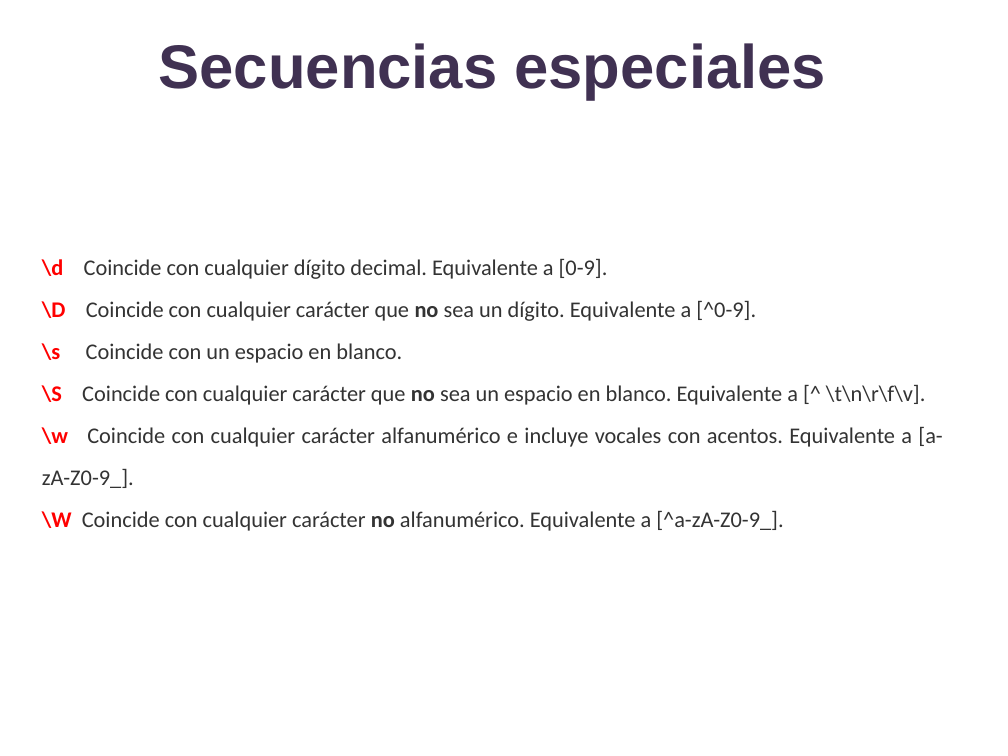
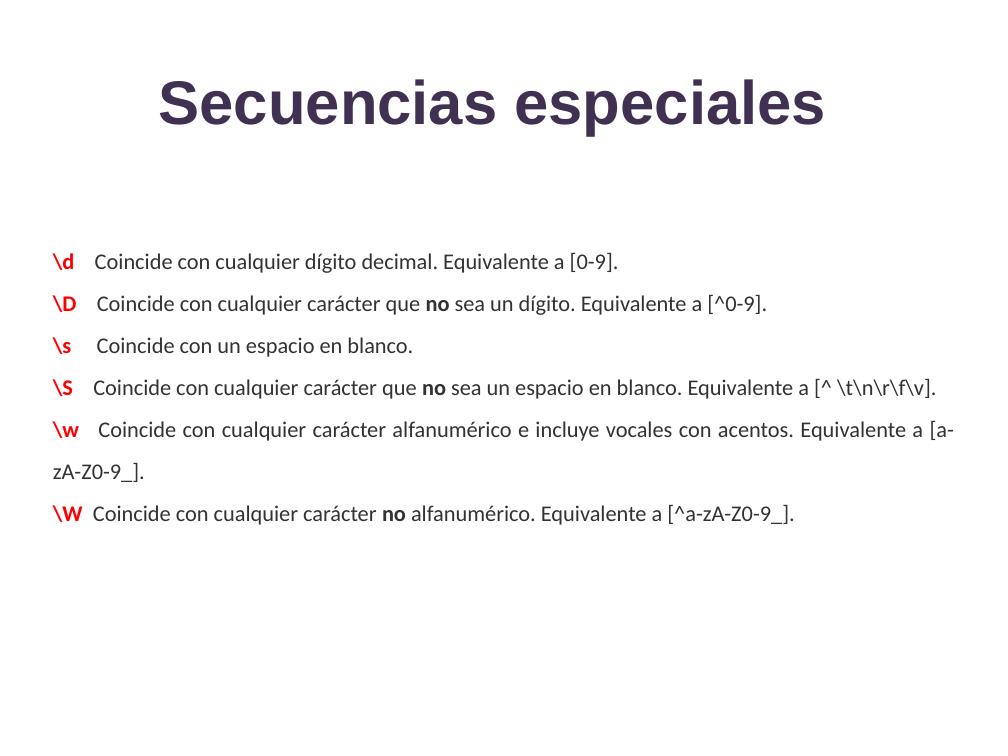
Before and after one commit to lizetheP/Analitica, a slide deck: slide 44 of CalendarioAgo2022/presentaciones/19_Modulo_re.pptx (slide 41 before the commit). Drawn at 1008x756 pixels with LibreOffice and Linux fonts; fonts in the diff are those of the drawing. Boxes give left, top, right and bottom in pixels: in the first picture for what was removed or moved away, otherwise in the second. Text is boxed around its words. In the diff, an @@ line names an element or a change of style, - is before the commit and + after.

```diff
--- a/CalendarioAgo2022/presentaciones/19_Modulo_re.pptx
+++ b/CalendarioAgo2022/presentaciones/19_Modulo_re.pptx
@@ title "Secuencias especiales": place and size @@
-title "Secuencias especiales" at bbox=[159, 43, 825, 99]
+title "Secuencias especiales" at bbox=[159, 79, 825, 136]
@@ text "\d Coincide con cualquier dígito ...": place and size @@
-text "\d Coincide con cualquier dígito ..." at bbox=[42, 259, 942, 531]
+text "\d Coincide con cualquier dígito ..." at bbox=[53, 253, 954, 525]
```
Also in this commit, not shown: 7 other slides changed, 2 slides added, 6 slides removed, 8 other files.
